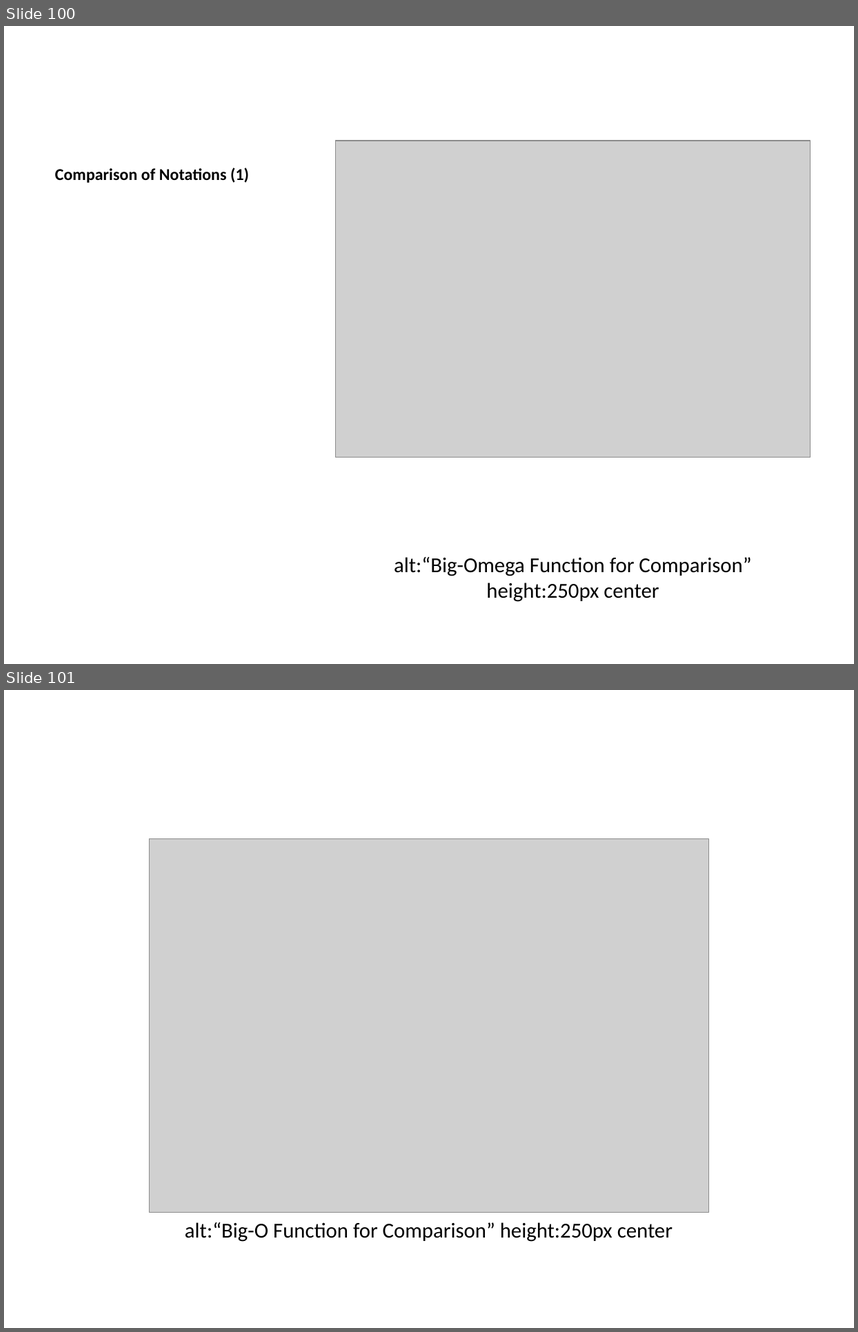
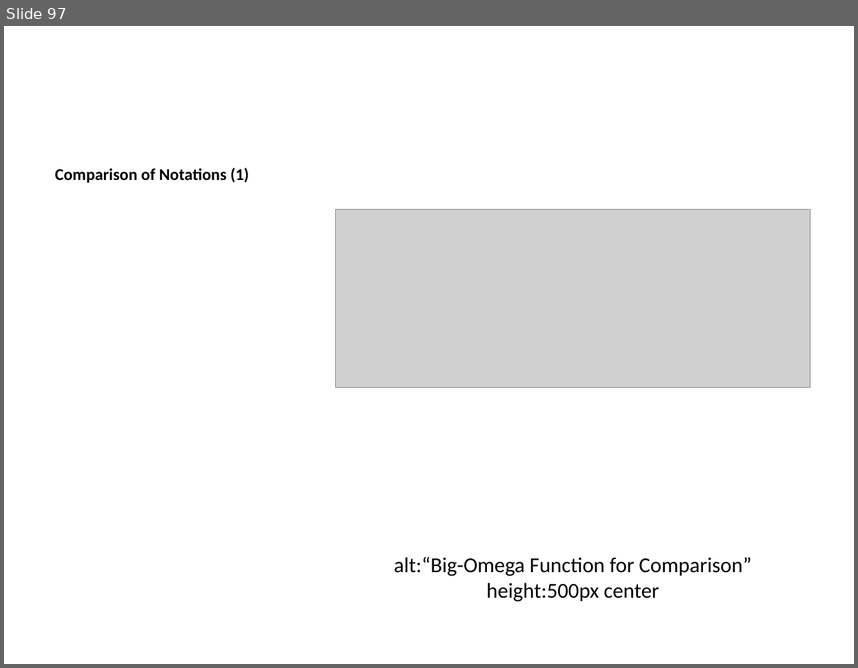
Before and after one commit to ucoruh/ce100-algorithms-and-programming-II, a slide deck: docs/week-1/ce100-week-1-intro.md_word.pptx. Shown one above the other, each under a label of ours: slides 100 and 101 before the commit, slide 97 after it. The pictures are 858x1332 and 858x668 pixels, drawn with LibreOffice and Linux fonts; fonts in the diff are those of the drawing; grey boxes stand for pictures. Boxes give left, top, right and bottom in pixels: in the first picture for what was removed or moved away, otherwise in the second. Text is boxed around its words. In the diff, an @@ line names an element or a change of style, - is before the commit and + after.

```diff
--- a/docs/week-1/ce100-week-1-intro.md_word.pptx
+++ b/docs/week-1/ce100-week-1-intro.md_word.pptx
@@ slide 101 removed at [4, 690, 854, 1328], background #FFFFFF @@
@@ picture removed at [150, 839, 708, 1212] @@
@@ text removed at [185, 1222, 673, 1241] @@
-alt:“Big-O Function for Comparison” height:250px center
@@ what was slide 100 is now slide 97 @@
@@ slide 97 changed as well @@
@@ picture: place and size @@
-picture at [335, 141, 810, 457]
+picture at [335, 209, 810, 388]
@@ text at [394, 557, 751, 601]: text changed @@
-alt:“Big-Omega Function for Comparison” height:250px center
+alt:“Big-Omega Function for Comparison” height:500px center
```
Also in this commit, not shown: 10 other slides changed, 1 slide added, 6 other slides removed, 33 other files.
